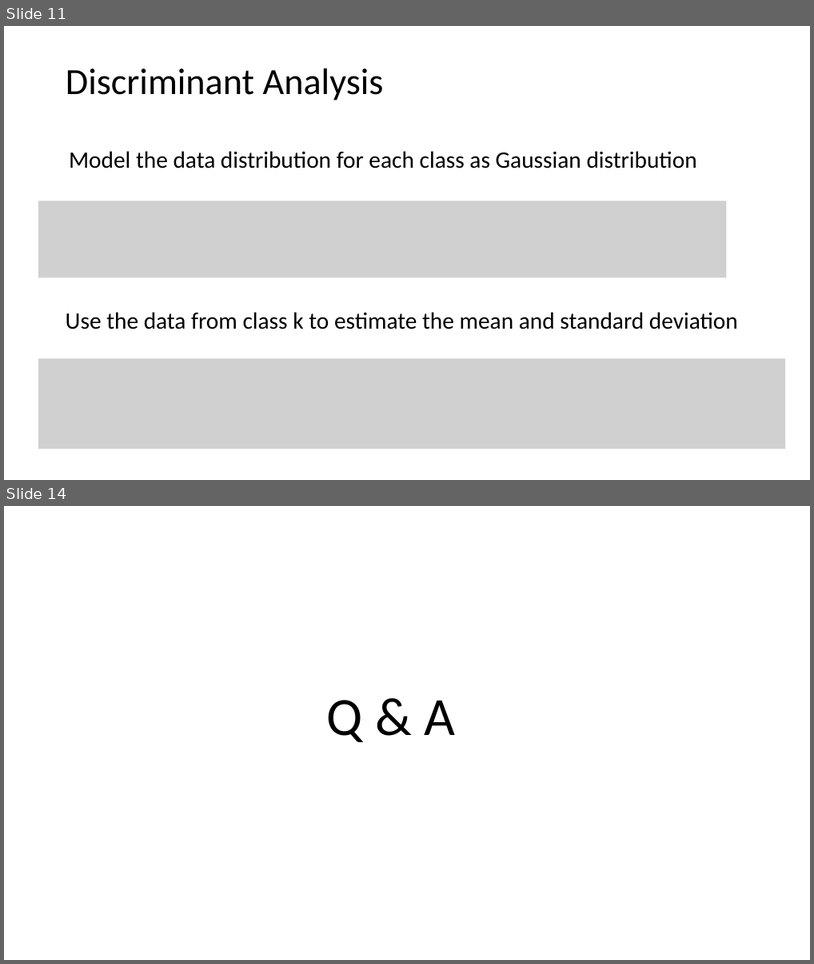
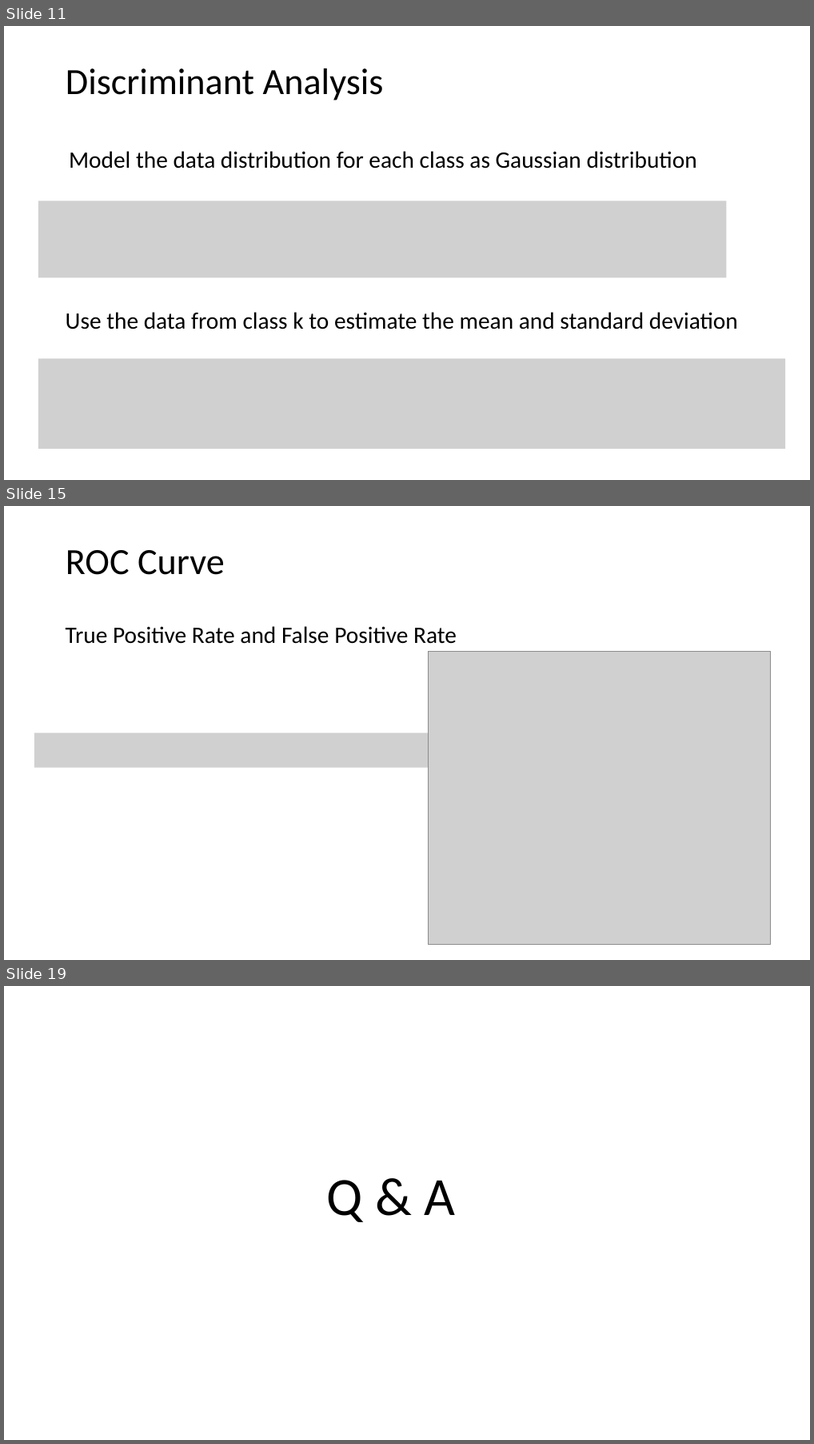
Before and after one commit to tianzheng4/tianzheng4.github.io, a slide deck: _umkc-teaching/slides/Lecture 5.pptx. Shown one above the other, each under a label of ours: slides 11 and 14 before the commit, slides 11, 15 and 19 after it; the slides between them are not shown. The pictures are 814x964 and 814x1444 pixels, drawn with LibreOffice and Linux fonts; fonts in the diff are those of the drawing; grey boxes stand for pictures. Boxes give left, top, right and bottom in pixels: in the first picture for what was removed or moved away, otherwise in the second. Text is boxed around its words. In the diff, an @@ line names an element or a change of style, - is before the commit and + after.

```diff
--- a/_umkc-teaching/slides/Lecture 5.pptx
+++ b/_umkc-teaching/slides/Lecture 5.pptx
@@ slide 15 added at (4, 506, 810, 960), background #FFFFFF @@
@@ title added at (66, 550, 225, 575), 44 pt, text #000000 @@
+ROC Curve
@@ text added at (66, 626, 457, 644), 28 pt, text #000000 @@
+True Positive Rate and False Positive Rate
@@ picture added at (429, 651, 772, 944) @@
@@ picture added at (34, 733, 438, 768) @@
@@ what was slide 14 is now slide 19 @@
```
Also in this commit, not shown: 3 slides changed, 4 other slides added.
